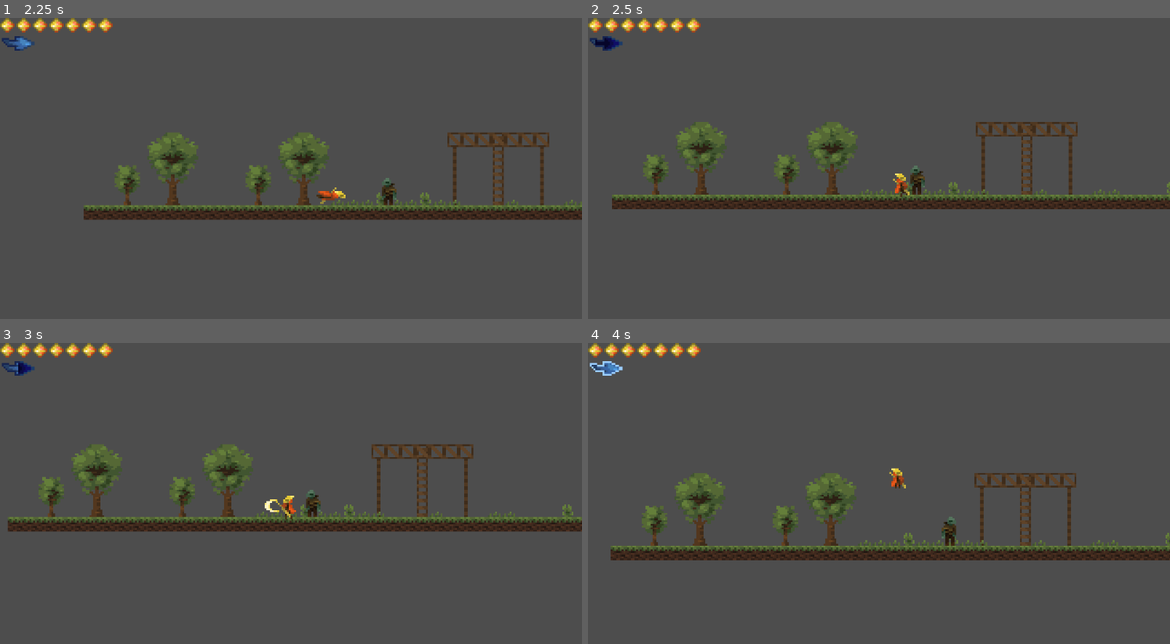
Above: before the commit, frames 1-4 (two rows, left to right).
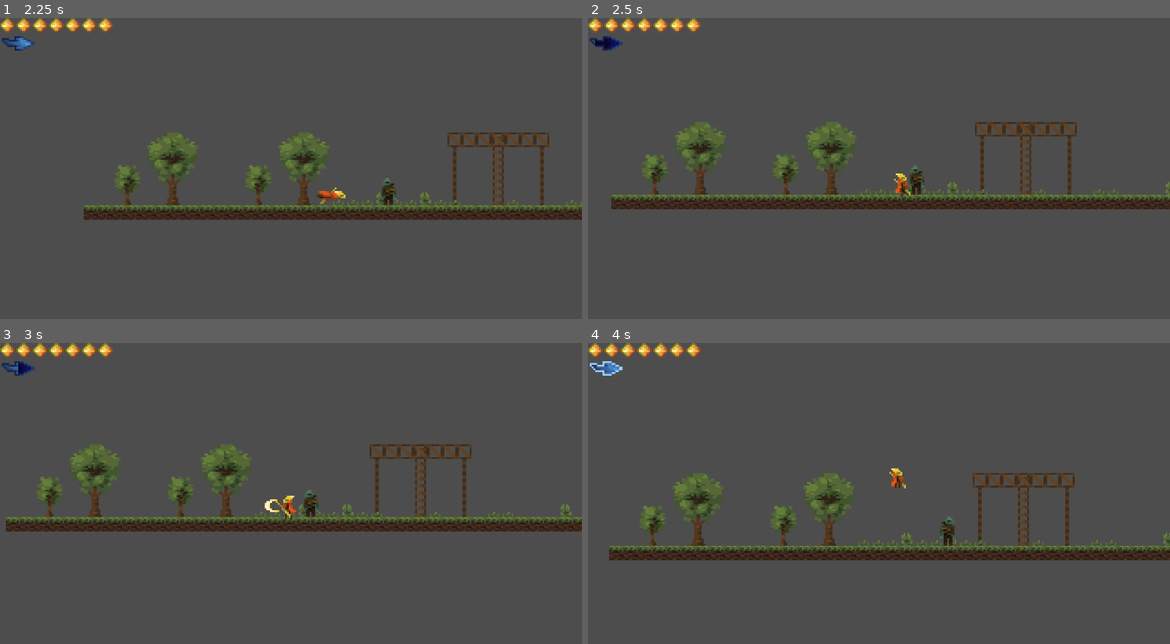
Above: after the commit, the same moments.

Repository: akent24/melonjam
Game: Godot game, scene res://scenes/control.tscn
Same seed, same stepped clock (60 frames per second), same inputs: the game is played once before the commit and once after it.
Inputs (mouse positions are in pixels of both pictures, inside the frame that each line leads up to):
- Up to frame 1 (2.25 s): click (291, 150) at 0.5 s; tap Enter (ui_accept) at 1.25, 1.52 s; move the mouse to (419, 165) at 1.27 s; hold D (move_right) from 1.28 s (still down); click (419, 165) at 1.35 s; move the mouse to (174, 198) at 2.02 s; tap Shift (dash) at 2.1 s
- Up to frame 2 (2.5 s): keep holding D (move_right); tap Enter (ui_accept) at 2.27 s
- Up to frame 3 (3 s): move the mouse to (349, 433) at 2.77 s; release D (move_right) at 2.78 s; hold A (move_left) from 2.78 s (still down); click (349, 433) at 2.85 s
- Up to frame 4 (4 s): move the mouse to (849, 571) at 3.52 s; release A (move_left) at 3.53 s; hold D (move_right) from 3.53 s (still down); tap Shift (dash) at 3.6 s; tap Enter (ui_accept) at 3.77 s

Frame 1 is identical in both runs. In frame 2, 1.2% of the frame differs, in the area x 4-100%, y 34-64%; in frame 3, 2.4%; in frame 4, 2.7%, in the area x 3-100%, y 43-73%.

Commit message:
zombie patrol added

Diff:
--- a/scenes/zombie.tscn
+++ b/scenes/zombie.tscn
@@ -8,7 +8,7 @@
 [ext_resource type="Texture2D" uid="uid://clrcpra82ljmt" path="res://assets/sprites/zombattak.png" id="5_aetfh"]
 
 [sub_resource type="RectangleShape2D" id="RectangleShape2D_g4v7s"]
-size = Vector2(11, 16)
+size = Vector2(10.58201, 16)
 
 [sub_resource type="AtlasTexture" id="AtlasTexture_jjlcg"]
 atlas = ExtResource("1_ycv6i")
@@ -146,7 +146,7 @@
 }]
 
 [sub_resource type="RectangleShape2D" id="RectangleShape2D_yf5fn"]
-size = Vector2(9, 8)
+size = Vector2(8.5, 8)
 
 [sub_resource type="AtlasTexture" id="AtlasTexture_r6vye"]
 atlas = ExtResource("5_aetfh")
@@ -188,7 +188,8 @@
 script = ExtResource("1_pjjxt")
 
 [node name="CollisionShape2D" type="CollisionShape2D" parent="." unique_id=483218603]
-position = Vector2(0.5, 0)
+position = Vector2(1, 0)
+scale = Vector2(0.945, 1)
 shape = SubResource("RectangleShape2D_g4v7s")
 
 [node name="AnimatedSprite2D" type="AnimatedSprite2D" parent="." unique_id=1897560488]
@@ -196,16 +197,15 @@
 animation = &"idle"
 
 [node name="Area2D" type="Area2D" parent="." unique_id=817110778]
+position = Vector2(-8, 0)
 
 [node name="CollisionShape2D" type="CollisionShape2D" parent="Area2D" unique_id=778893527]
-position = Vector2(-9.235, -0.08)
 scale = Vector2(0.94, 1)
 shape = SubResource("RectangleShape2D_yf5fn")
 disabled = true
 
 [node name="AnimatedSprite2D" type="AnimatedSprite2D" parent="Area2D" unique_id=1604279713]
 visible = false
-position = Vector2(-9.485, 0)
 sprite_frames = SubResource("SpriteFrames_yf5fn")
 frame = 2
 frame_progress = 0.31626555
--- a/scripts/zombie.gd
+++ b/scripts/zombie.gd
@@ -6,7 +6,8 @@
 func _ready() -> void:
 	pass
 func _physics_process(delta: float) -> void: #Крч здесь все функции почти вызываются
-	walk(delta)
+	if is_waiting == false:
+		walk(delta)
 	not_fall()
 func walk(delta: float) -> void: #Здесь ходит он крч
 	if is_waiting == true:
@@ -15,6 +16,7 @@
 	velocity.x = direction * speed
 	move_and_slide()
 func wait() -> void: #функция ожидания между патрулированиями
+	velocity.x = 0.0
 	$AnimatedSprite2D.play("idle")
 	is_waiting = true
 	await get_tree().create_timer(3).timeout
@@ -25,7 +27,18 @@
 	var VColliding = $RayCast2D.is_colliding()
 	if VColliding == false and is_waiting == false:
 		await wait()
+		is_waiting = false
 		direction *= -1
-		scale.x = -scale.x
+		if direction == -1:
+			$AnimatedSprite2D.flip_h = false
+			$Area2D/AnimatedSprite2D.flip_h = false
+			$Area2D/CollisionShape2D.position.x = -8
+			$RayCast2D.position.x = -15
+		else:
+			$AnimatedSprite2D.flip_h = true
+			$Area2D/AnimatedSprite2D.flip_h = true
+			$Area2D/CollisionShape2D.position.x = 10
+			$RayCast2D.position.x = 15
+		$RayCast2D.force_raycast_update()
 	else:
 		pass
